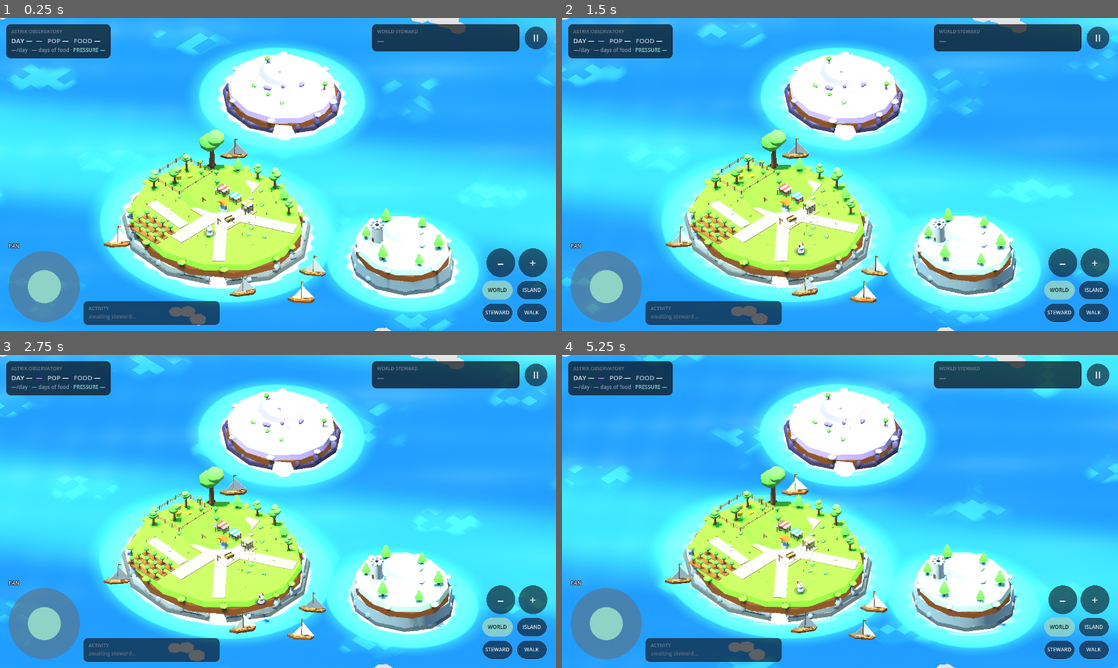
Above: before the commit, frames 1-4 (two rows, left to right).
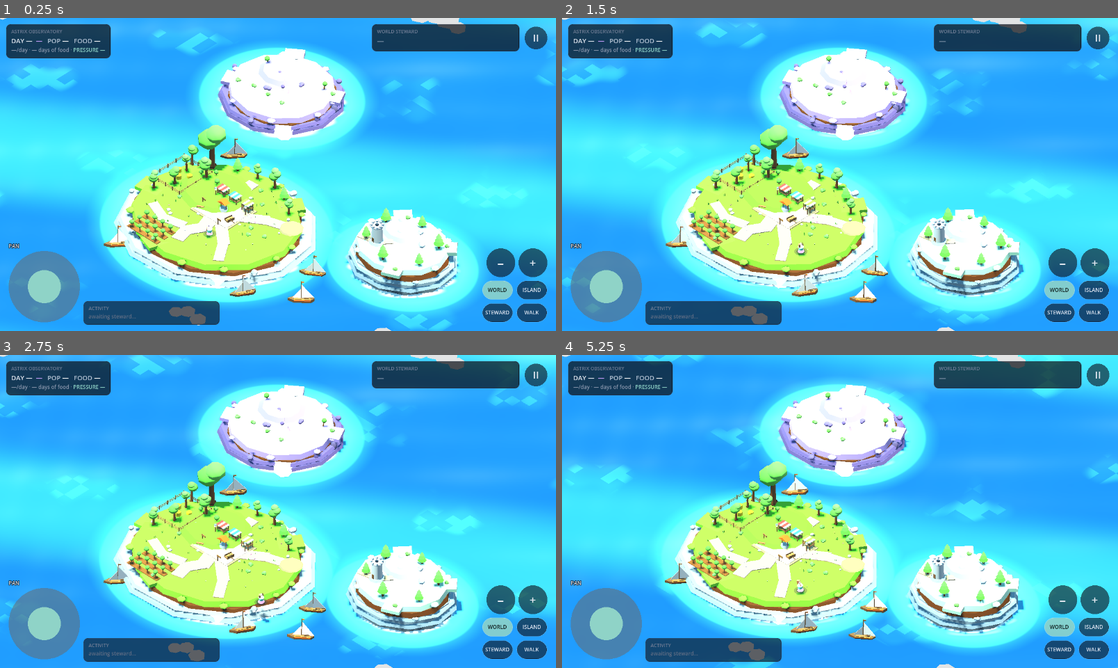
Above: after the commit, the same moments.

Repository: Daniel536t/Gronk
Game: Godot game, scene res://scenes/Main.tscn
The game is run twice, just before and just after one commit, with the same random seed, the same clock (stepped at 60 frames per second) and the same inputs.
Inputs (mouse positions are in pixels of both pictures, inside the frame that each line leads up to):
- Up to frame 1 (0.25 s): no input
- Up to frame 2 (1.5 s): move the mouse to (962, 158) at 0.52 s; hold D (move_right) 0.53-1.25 s; hold Shift (run) 0.53-1.25 s; click (962, 158) at 0.67 s; drag from (728, 190) to (812, 237) at 1.27 s
- Up to frame 3 (2.75 s): move the mouse to (333, 442) at 2.02 s; hold D (move_right) from 2.03 s (still down); hold Shift (run) from 2.03 s (still down)
- Up to frame 4 (5.25 s): release D (move_right) at 2.75 s; release Shift (run) at 2.75 s; drag from (812, 574) to (673, 464) at 2.77 s; move the mouse to (1006, 558) at 3.52 s; hold A (move_left) 3.53-4.25 s; hold Shift (run) 3.53-4.25 s; tap E (interact) at 3.6 s; drag from (673, 464) to (756, 433) at 4.27 s; move the mouse to (867, 511) at 5.02 s; hold S (move_back) from 5.03 s (still down); hold Shift (run) from 5.03 s (still down); click (867, 511) at 5.17 s

The runs differ from the first frame. In frame 1, 5.5% of the frame differs, in the area x 20-83%, y 9-90%; in frame 2, 5.7%, in the area x 20-84%, y 9-90%; in frame 3, 5.6%; in frame 4, 5.7%.

Commit message:
feat(astrix): complete visual world reconstruction
Presentation-only transformation of the Observatory diorama; no
authority changes (src/, tests/, config/ untouched).

Terrain: stepped strata terrace rings on all cliff faces, broken grass
rim shelves with biome-correct seasonal repaint, deterministic boulder
outcrops, second meadow knoll companion planting.

Settlement: timber-frame second house language (rank-stable variant
selection, same Window/Smoke/SnowCap contracts), house dressing
micro-props (firewood, barrel, crates, bench, herb garden), field
corner posts, dusk porch lanterns on the window-glow registry.

Composition: straight slab paths replaced with winding tapered
polylines, doorstep spurs that follow dynamic house positions, plaza
stone edging ring with path gaps, plaza bench, meadow bridge landing
pad with waystones, Frost frontier trail.

Vegetation: hero broadleaf grown into an ancient grove, two windswept
dusk saplings (wild, undeveloped).

Validation: typecheck clean, vitest 230/230, freeze 11/11, bridge
28/28, HUD 23/23, controls 50/50. Perf 1755 draws / 90k prims /
1442 nodes / 0.01pct anim / flat memory. Fresh Web export served
per-request with no server restart. Live simulation untouched.

Diff:
--- a/godot/scripts/AstrixAssets.gd
+++ b/godot/scripts/AstrixAssets.gd
@@ -91,6 +91,78 @@
             Color(0.95, 0.96, 0.98, 0.78 - float(i) * 0.14), 7, 4)
         puff.scale.y = 0.82
         root.add_child(puff)
+    return root
+
+
+## TIMBER-FRAME HOUSE — the ref2 village language: cream plastered walls with a
+## dark timber skeleton, layered shingle roof, shuttered windows. Same footprint
+## and naming contracts as house() (Window* for the dusk-glow registry, Smoke*
+## for the smoke registry, SnowCap* for winter) so World3D treats both variants
+## identically. Which variant a house gets is deterministic per building id —
+## the COUNT of houses stays authoritative, only the street gains variety.
+static func house_timber(seed_value: int) -> Node3D:
+    var root := Node3D.new()
+    root.name = "HouseTimber"
+    var r := AstrixMesh.rng(seed_value)
+    var w := 2.7 + r.randf() * 0.6
+    var d := 2.3 + r.randf() * 0.5
+    var wall_h := 1.9 + r.randf() * 0.35
+
+    root.add_child(AstrixMesh.box_on("Footing", Vector3(w + 0.26, 0.2, d + 0.26), Vector3.ZERO, AstrixPalette.STONE_WALL))
+    root.add_child(AstrixMesh.box_on("Walls", Vector3(w, wall_h, d), Vector3(0.0, 0.18, 0.0), AstrixPalette.WALL))
+    # Timber skeleton: corner posts + top/bottom beams on the front face.
+    for px in [-w * 0.5 + 0.06, w * 0.5 - 0.06]:
+        root.add_child(AstrixMesh.box("PostBeam", Vector3(0.13, wall_h, 0.05),
+            Vector3(px, 0.18 + wall_h * 0.5, d * 0.5 + 0.01), AstrixPalette.BARK_DARK))
+    for by in [0.18 + 0.1, 0.18 + wall_h - 0.1]:
+        root.add_child(AstrixMesh.box("BeamBand", Vector3(w + 0.02, 0.12, 0.05),
+            Vector3(0.0, by, d * 0.5 + 0.01), AstrixPalette.BARK_DARK))
+
+    # Layered shingle roof: deep eaved main gable + smaller cap gable.
+    var roof_h := 1.0 + r.randf() * 0.2
+    root.add_child(AstrixMesh.gable("Roof", Vector3(w + 0.6, roof_h, d + 0.6),
+        Vector3(0.0, 0.18 + wall_h, 0.0), AstrixPalette.TIMBER))
+    root.add_child(AstrixMesh.gable("RoofCap", Vector3(w * 0.45, roof_h * 0.55, d * 0.45),
+        Vector3(0.0, 0.18 + wall_h + roof_h * 0.62, 0.0), AstrixPalette.TIMBER.darkened(0.18)))
+    var cap := AstrixMesh.gable("SnowCapRoof", Vector3(w + 0.66, roof_h * 0.5, d + 0.66),
+        Vector3(0.0, 0.18 + wall_h + roof_h * 0.45, 0.0), AstrixPalette.SNOW)
+    cap.visible = false
+    root.add_child(cap)
+
+    # Door with stone step + timber lintel.
+    root.add_child(AstrixMesh.box_on("Step", Vector3(0.8, 0.1, 0.4),
+        Vector3(0.0, 0.18, d * 0.5 + 0.2), AstrixPalette.STONE_WALL))
+    root.add_child(AstrixMesh.box_on("Door", Vector3(0.5, 0.95, 0.08),
+        Vector3(0.0, 0.18, d * 0.5), AstrixPalette.TIMBER.darkened(0.15)))
+    root.add_child(AstrixMesh.box("Lintel", Vector3(0.8, 0.12, 0.1),
+        Vector3(0.0, 0.18 + 1.05, d * 0.5 + 0.02), AstrixPalette.BARK_DARK))
+    # Shuttered windows: dark inset + red shutters either side.
+    for wx in [-w * 0.28, w * 0.28]:
+        root.add_child(AstrixMesh.box("Window", Vector3(0.4, 0.4, 0.07),
+            Vector3(wx, 0.18 + wall_h * 0.62, d * 0.5), Color("2f3a44")))
+        for sx in [-0.3, 0.3]:
+            root.add_child(AstrixMesh.box("Shutter", Vector3(0.16, 0.44, 0.04),
+                Vector3(wx + sx, 0.18 + wall_h * 0.62, d * 0.5 + 0.02), AstrixPalette.BARN.darkened(0.1)))
+
+    # Chimney with pot + smoke (Smoke* names feed the smoke registry).
+    var cx := -w * 0.3
+    var chimney_h := roof_h + 0.7
+    root.add_child(AstrixMesh.box_on("Chimney", Vector3(0.3, chimney_h, 0.3),
+        Vector3(cx, 0.18 + wall_h * 0.55, -d * 0.16), AstrixPalette.STONE_WALL))
+    var pot_y := 0.18 + wall_h * 0.55 + chimney_h + 0.1
+    root.add_child(AstrixMesh.box("ChimneyPot", Vector3(0.2, 0.22, 0.2),
+        Vector3(cx, pot_y, -d * 0.16), AstrixPalette.ROOF_DARK))
+    for i in range(4):
+        var puff := AstrixMesh.blob("Smoke", 0.3 + float(i) * 0.15,
+            Vector3(cx + float(i) * 0.28, pot_y + 0.5 + float(i) * 0.8, -d * 0.16 - float(i) * 0.2),
+            Color(0.95, 0.96, 0.98, 0.75 - float(i) * 0.13), 7, 4)
+        puff.scale.y = 0.82
+        root.add_child(puff)
+    # Door lantern: kindles with the windows at dusk (same registry).
+    var lamp := AstrixMesh.box("WindowPorch", Vector3(0.16, 0.2, 0.12),
+        Vector3(0.45, 0.18 + 1.0, d * 0.5 + 0.05), Color("ffe9a8"))
+    lamp.material_override = AstrixPalette.glow(Color("ffe9a8"), 1.1)
+    root.add_child(lamp)
     return root
 
 
@@ -673,6 +745,75 @@
         root.add_child(post)
     for h in [0.3, 0.56]:
         root.add_child(AstrixMesh.box("Rail", Vector3(0.06, 0.07, length), Vector3(0.0, h, 0.0), AstrixPalette.TIMBER_LIT))
+    return root
+
+
+## HOUSE-DRESSING MICRO-PROPS — purely presentational storytelling around an
+## authoritative house: firewood, water barrel, crate stack, bench, herb garden.
+## Small, low, tucked against walls. Never a merchant, never logistics.
+static func firewood_stack(seed_value: int) -> Node3D:
+    var root := Node3D.new()
+    root.name = "Firewood"
+    var r := AstrixMesh.rng(seed_value)
+    root.rotation.y = r.randf() * TAU
+    for row in range(3):
+        var n := 4 - row
+        for i in range(n):
+            var log := AstrixMesh.cylinder_on("Log", 0.11, 0.11, 0.7,
+                Vector3(float(i) * 0.24 - float(n) * 0.12 + 0.12, 0.11 + float(row) * 0.2, 0.0),
+                AstrixPalette.BARK.darkened(0.08 + r.randf() * 0.1), 7)
+            log.rotation_degrees.x = 90.0
+            log.position.y = 0.11 + float(row) * 0.2
+            root.add_child(log)
+    return root
+
+
+static func barrel(seed_value: int) -> Node3D:
+    var root := Node3D.new()
+    root.name = "Barrel"
+    var r := AstrixMesh.rng(seed_value)
+    root.rotation.y = r.randf() * TAU
+    root.add_child(AstrixMesh.cylinder_on("Body", 0.3, 0.34, 0.7, Vector3.ZERO, AstrixPalette.TIMBER_LIT, 9))
+    for h in [0.18, 0.52]:
+        root.add_child(AstrixMesh.cylinder_on("Hoop", 0.345, 0.345, 0.06, Vector3(0.0, h, 0.0), AstrixPalette.ROCK_DARK, 9))
+    return root
+
+
+static func crate_stack(seed_value: int) -> Node3D:
+    var root := Node3D.new()
+    root.name = "Crates"
+    var r := AstrixMesh.rng(seed_value)
+    root.add_child(AstrixMesh.box_on("CrateA", Vector3(0.55, 0.55, 0.55), Vector3.ZERO, AstrixPalette.TIMBER_LIT))
+    var top := AstrixMesh.box_on("CrateB", Vector3(0.45, 0.45, 0.45), Vector3(0.05, 0.55, -0.03), AstrixPalette.TIMBER)
+    top.rotation.y = (r.randf() - 0.5) * 0.4
+    root.add_child(top)
+    return root
+
+
+static func bench(seed_value: int) -> Node3D:
+    var root := Node3D.new()
+    root.name = "Bench"
+    var r := AstrixMesh.rng(seed_value)
+    root.rotation.y = r.randf() * TAU
+    root.add_child(AstrixMesh.box_on("Seat", Vector3(1.1, 0.09, 0.35), Vector3(0.0, 0.32, 0.0), AstrixPalette.TIMBER_LIT))
+    for side in [-0.45, 0.45]:
+        root.add_child(AstrixMesh.box_on("Leg", Vector3(0.09, 0.32, 0.3), Vector3(side, 0.0, 0.0), AstrixPalette.TIMBER))
+    return root
+
+
+static func herb_garden(seed_value: int) -> Node3D:
+    var root := Node3D.new()
+    root.name = "HerbGarden"
+    var r := AstrixMesh.rng(seed_value)
+    root.add_child(AstrixMesh.box_on("Bed", Vector3(1.4, 0.22, 0.9), Vector3.ZERO, AstrixPalette.SOIL_TILLED))
+    for side in [-1.0, 1.0]:
+        root.add_child(AstrixMesh.box_on("Edge", Vector3(1.5, 0.26, 0.1),
+            Vector3(0.0, 0.0, side * 0.45), AstrixPalette.STONE_WALL))
+    for i in range(5):
+        var herb := AstrixMesh.blob("Herb", 0.13 + r.randf() * 0.06,
+            Vector3(-0.55 + float(i) * 0.27, 0.3, (r.randf() - 0.5) * 0.4),
+            AstrixPalette.BUSH.lightened(0.1 + r.randf() * 0.12), 6, 3)
+        root.add_child(herb)
     return root
 
 
--- a/godot/scripts/World3D.gd
+++ b/godot/scripts/World3D.gd
@@ -833,6 +833,8 @@
     _seasonal_mesh(knoll, _grass_season_kind(grass_kind), -0.05)
 
     _build_island_rim(group, id, centre, radius, top, rock_color, bool(data["beach"]))
+    _build_island_strata(group, id, centre, radius, top, rock_color)
+    _build_island_shelves(group, id, centre, radius, top)
     _build_island_floor(group, id, centre, radius, top)
 
 func _grass_color(kind: String) -> Color:
@@ -889,6 +891,80 @@
         sand.rotation.y = -0.7
         group.add_child(sand)
 
+# ===========================================================================
+# ISLAND SCULPT — strata terraces + rim shelves.
+#
+# The reference dioramas read as sculpted because their cliffs are LAYERED
+# (visible strata shelves stepping down to the water) and their rims are broken
+# (grass shelves at different heights, never one perfect disc). The island core
+# stays a smooth column; these sit ON it, outside the 72% buildable interior,
+# so no authoritative building can ever intersect them and the island topology
+# Core owns is untouched.
+# ===========================================================================
+
+## Two stepped strata rings on the cliff face: lighter stone shelves jutting out
+## below the soil band, with deterministic boulder outcrops for breakup.
+func _build_island_strata(group: Node3D, id: String, centre: Vector3, radius: Vector2,
+        top: float, rock_color: Color) -> void:
+    var r := AstrixMesh.rng((hash(id) & 0x7fffffff) + 517)
+    # Shelf heights: fractions of the way from the grass top down to the water.
+    # Strata read as SHADOWED rock ledges: darker than the cliff face, never
+    # lighter — a pale ring renders as snow/foam and breaks the island's mass.
+    var shelves := [
+        {"t": 0.45, "out": 1.03, "tone": 0.10},
+        {"t": 0.72, "out": 1.07, "tone": 0.22},
+    ]
+    for s in shelves:
+        var shelf_y: float = lerpf(top, WATER_LEVEL, float(s["t"]))
+        var ring := AstrixMesh.cylinder_on("Strata", radius.x * float(s["out"]),
+            radius.x * float(s["out"]) * 1.03, 0.4,
+            Vector3(centre.x, shelf_y - 0.4, centre.z),
+            rock_color.darkened(float(s["tone"])), 11)
+        ring.scale.z = radius.y / radius.x
+        ring.rotation.y = 0.31
+        group.add_child(ring)
+    # Boulder outcrops gripping the upper shelf: 3 per island, deterministic.
+    for i in range(3):
+        var a := TAU * (float(i) / 3.0) + r.randf() * 0.5 + float(hash(id) & 0xff) * 0.01
+        var dir := Vector3(cos(a), 0.0, sin(a))
+        var rad := AstrixMesh.ellipse_radius(radius * 1.02, dir)
+        var shelf_y2: float = lerpf(top, WATER_LEVEL, 0.45)
+        var outcrop := AstrixAssets.rock(int(r.randi()), 0.9 + r.randf() * 0.5, rock_color.darkened(0.12))
+        outcrop.position = Vector3(centre.x + dir.x * rad, shelf_y2 + 0.1, centre.z + dir.z * rad)
+        group.add_child(outcrop)
+
+## Grass shelves on the rim: stepped mini-plateaus that break the perfect disc.
+## Angles are hand-picked per island to stay clear of bridge heads, beaches and
+## the farm belt; all sit at 0.80-0.88 radius, outside the buildable interior.
+func _build_island_shelves(group: Node3D, id: String, centre: Vector3, radius: Vector2, top: float) -> void:
+    var angles: Array[float] = [1.75, 2.97, 5.24]
+    match id:
+        "frost":
+            angles = [1.05, 4.01, 5.59]
+        "dusk":
+            angles = [2.62, 4.19, 5.76]
+    var r := AstrixMesh.rng((hash(id) & 0x7fffffff) + 917)
+    var grass_kind := str(ISLANDS[id]["grass"])
+    for i in range(angles.size()):
+        var dir := Vector3(cos(angles[i]), 0.0, sin(angles[i]))
+        var dist := 0.84 * (0.97 + r.randf() * 0.06)
+        var pos := Vector3(centre.x + dir.x * radius.x * dist, top - 0.55, centre.z + dir.z * radius.y * dist)
+        var shelf := AstrixMesh.box_on("GrassShelf", Vector3(3.4 + r.randf() * 0.8, 0.55, 2.6 + r.randf() * 0.6),
+            pos, _grass_color(grass_kind))
+        shelf.rotation.y = -angles[i] + (r.randf() - 0.5) * 0.3
+        group.add_child(shelf)
+        _seasonal_mesh(shelf, _grass_season_kind(grass_kind), 0.02)
+        # One piece of dressing per shelf so it reads as ground, not a plinth.
+        if r.randf() < 0.6:
+            var b := AstrixAssets.bush(1200 + hash(id) & 0xffff + i)
+            (b["root"] as Node3D).position = pos + Vector3((r.randf() - 0.5) * 1.6, 0.55, (r.randf() - 0.5) * 1.2)
+            group.add_child(b["root"])
+            _register_foliage(b["foliage"])
+        else:
+            var rk := AstrixAssets.rock(1400 + hash(id) & 0xffff + i, 0.7)
+            rk.position = pos + Vector3((r.randf() - 0.5) * 1.6, 0.55, (r.randf() - 0.5) * 1.2)
+            group.add_child(rk)
+
 func _build_island_floor(group: Node3D, id: String, centre: Vector3, radius: Vector2, top: float) -> void:
     var body := StaticBody3D.new()
     body.name = "%s_Floor" % id
@@ -981,6 +1057,15 @@
     path.rotation.y = atan2(delta.x, delta.z)
     return path
 
+## A winding path through 3+ waypoints: chained slabs with a slight width taper
+## so the route narrows as it leaves the village heart. Same cheap boxes as a
+## straight path — the organic read comes from the bends, not new geometry.
+## Presentation only: no navigation, no traffic, no pathfinding, no state.
+func _path_polyline(group: Node3D, points: Array[Vector3], width: float, surface: float) -> void:
+    for i in range(points.size() - 1):
+        var taper := width * (1.0 - 0.12 * float(i) / maxf(1.0, float(points.size() - 2)))
+        group.add_child(_path_between(points[i], points[i + 1], taper, surface))
+
 func _build_settlement_dressing() -> void:
     var s := MEADOW_SURFACE
     var group := Node3D.new()
@@ -995,27 +1080,58 @@
     group.add_child(AstrixMesh.box_on("PlazaTrim", Vector3(7.7, 0.1, 6.7),
         Vector3(0.0, s + GROUND_PLAZA_Y - 0.015, -1.5), AstrixPalette.PATH_DARK))
 
-    # Path network. Every path RUNS BETWEEN two real places (plaza -> farm belt,
+    # Path network. Winding polylines, never straight slabs: every route bends
+    # at least once the way a walked path does, and narrows as it leaves the
+    # plaza. Every route still RUNS BETWEEN two real places (plaza -> farm belt,
     # plaza -> houses, plaza -> bridge head, plaza -> beach) instead of
     # dead-ending in open grass.
     var bridge_head := _rim_point("meadow", "frost", 0.84)
-    for spec in [
-        # plaza -> farm belt (south, camera-facing)
-        {"from": Vector3(0.0, 0.0, 1.0), "to": Vector3(0.0, 0.0, 8.0), "w": 2.4},
-        # plaza -> houses (north)
-        {"from": Vector3(0.0, 0.0, -4.0), "to": Vector3(-1.5, 0.0, -9.0), "w": 2.2},
-        # plaza -> bridge head (north-east)
-        {"from": Vector3(3.0, 0.0, -2.0), "to": Vector3(bridge_head.x, 0.0, bridge_head.z), "w": 2.2},
-        # plaza -> beach/dock (south-east)
-        {"from": Vector3(2.5, 0.0, 1.5), "to": Vector3(8.0, 0.0, 7.5), "w": 1.9},
-        # farm belt spur (west)
-        {"from": Vector3(-2.0, 0.0, 5.5), "to": Vector3(-8.5, 0.0, 5.0), "w": 1.8},
-    ]:
-        group.add_child(_path_between(spec["from"] as Vector3, spec["to"] as Vector3, float(spec["w"]), s))
+    _path_polyline(group, [Vector3(0.0, 0.0, 1.0), Vector3(0.9, 0.0, 3.6), Vector3(-0.5, 0.0, 6.0), Vector3(0.0, 0.0, 8.0)], 2.4, s)
+    _path_polyline(group, [Vector3(0.0, 0.0, -4.0), Vector3(-1.3, 0.0, -6.6), Vector3(-1.5, 0.0, -9.0)], 2.2, s)
+    _path_polyline(group, [Vector3(3.0, 0.0, -2.0), Vector3(6.2, 0.0, -4.2), Vector3(bridge_head.x, 0.0, bridge_head.z)], 2.2, s)
+    _path_polyline(group, [Vector3(2.5, 0.0, 1.5), Vector3(5.6, 0.0, 4.1), Vector3(8.0, 0.0, 7.5)], 1.9, s)
+    _path_polyline(group, [Vector3(-2.0, 0.0, 5.5), Vector3(-5.2, 0.0, 6.3), Vector3(-8.5, 0.0, 5.0)], 1.8, s)
+    # Bridge landing: a small stone pad where the village path meets the bridge
+    # head, flanked by two waystones — the bridge reads as ARRIVED AT rather
+    # than sprouting from grass. Static geography (rim point), not topology.
+    var landing := AstrixMesh.cylinder_on("BridgeLanding", 1.7, 1.9, 0.14,
+        Vector3(bridge_head.x, s + 0.02, bridge_head.z), AstrixPalette.PATH_DARK, 10)
+    group.add_child(landing)
+    var head_dir := (bridge_head - Vector3(3.0, 0.0, -2.0))
+    head_dir.y = 0.0
+    head_dir = head_dir.normalized()
+    var side_dir := Vector3(-head_dir.z, 0.0, head_dir.x)
+    for sign in [-1.0, 1.0]:
+        var stone := AstrixAssets.rock(6100 + int(sign * 3.0 + 9.0), 0.8)
+        stone.position = Vector3(bridge_head.x, s, bridge_head.z) - head_dir * 1.2 + side_dir * sign * 1.9
+        group.add_child(_clearable_prop(stone))
+    # Frost frontier trail: a narrow rocky footpath from the frost bridge head
+    # toward the island heart. Sparse and narrow — a frontier trail, not a road.
+    var frost_head := _rim_point("frost", "meadow", 0.84)
+    var frost_centre: Vector3 = ISLANDS["frost"]["center"]
+    _path_polyline(group, [frost_head, frost_head * 0.6 + frost_centre * 0.4 + Vector3(0.8, 0.0, 0.6),
+        frost_centre + Vector3(-1.5, 0.0, 1.0)], 1.3, FROST_SURFACE)
 
     var well := AstrixAssets.well()
     well.position = Vector3(0.0, s, -1.5)
     group.add_child(well)
+    # Village-heart edging: a broken ring of low stones around the plaza trim
+    # so the centre reads as a deliberate gathering space with a soft boundary.
+    # Broken (gaps on the path exits) — a closed ring would read as a pen.
+    var edge_r := AstrixMesh.rng(777)
+    for i in range(10):
+        if i % 5 == 2:
+            continue    # gaps where the farm-belt and house paths leave
+        var a := TAU * float(i) / 10.0 + 0.2
+        var stone := AstrixMesh.blob("PlazaStone", 0.22 + edge_r.randf() * 0.1,
+            Vector3(cos(a) * 4.3, s + 0.05, -1.5 + sin(a) * 3.8),
+            AstrixPalette.STONE_WALL.darkened(edge_r.randf() * 0.12), 6, 3)
+        stone.scale.y = 0.6
+        group.add_child(_clearable_prop(stone))
+    var plaza_bench := AstrixAssets.bench(913)
+    plaza_bench.position = Vector3(-2.9, s, 0.6)
+    plaza_bench.rotation.y = 0.5
+    group.add_child(_clearable_prop(plaza_bench))
 
     # Market stalls lining the plaza edge (not scattered across it), rotated to
     # face inward so the square reads as a market.
@@ -1112,10 +1228,17 @@
 
     # Hero tree: one landmark with more detail than anything else, the way the
     # reference anchors its settlement. North-west, so it never occludes.
-    var hero := AstrixAssets.tree_broadleaf(1, 2.3)
+    # Grown into a small ancient grove: the hero plus two companions at its
+    # feet, so the landmark has mass instead of standing alone.
+    var hero := AstrixAssets.tree_broadleaf(1, 2.6)
     (hero["root"] as Node3D).position = Vector3(-9.0, s, -8.0)
     group.add_child(_clearable_prop(hero["root"]))
     _register_foliage(hero["foliage"])
+    for gi in range(2):
+        var companion := AstrixAssets.tree_broadleaf(700 + gi, 1.1 + float(gi) * 0.2)
+        (companion["root"] as Node3D).position = Vector3(-11.5 + float(gi) * 4.2, s, -6.2 + float(gi) * 1.1)
+        group.add_child(_clearable_prop(companion["root"]))
+        _register_foliage(companion["foliage"])
 
     # Treeline along the north and west rim (away from the camera and away from
     # the farm belt, which occupies the south).
@@ -1936,18 +2059,76 @@
             var crow := AstrixAssets.scarecrow(seed_value + 3)
             crow.position = Vector3(2.3, 0.0, 0.6)
             group.add_child(crow)
+            # Corner posts only — no rails. Rails read as boardwalk; short posts
+            # read as a worked field boundary.
+            var rows_n := float(maxi(3, crop_count))
+            for cx in [-2.15, 2.15]:
+                for cz in [-(rows_n * 1.25 + 1.0) * 0.5 - 0.25, (rows_n * 1.25 + 1.0) * 0.5 + 0.25]:
+                    group.add_child(AstrixMesh.box_on("FieldPost", Vector3(0.12, 0.55, 0.12),
+                        Vector3(cx, 0.0, cz), AstrixPalette.TIMBER.darkened(0.1)))
             _plant_rows(group, plot["rows"], world_state, id)
         "storage":
             var silo := AstrixAssets.storage(seed_value)
             group.add_child(silo)
         _:
-            var house := AstrixAssets.house(seed_value)
+            # Two house languages on the same street: the variant follows the
+            # house's rank in the sorted authoritative id list, so it is stable
+            # across rebuilds and a two-house village always shows both. The
+            # COUNT stays authoritative; only the street gains variety.
+            var house_ids: Array[String] = []
+            for bid in world_state.buildings.keys():
+                var b: Variant = world_state.buildings[bid]
+                if b is Dictionary and str(b.get("type", "")) == "house":
+                    house_ids.append(str(bid))
+            house_ids.sort()
+            var rank := maxi(house_ids.find(id), 0)
+            var house := AstrixAssets.house(seed_value) if rank % 2 == 0 else AstrixAssets.house_timber(seed_value)
             group.add_child(house)
             _register_snow_in(house)
             _register_windows_in(house)
             _register_smoke_in(house)
             _windows_lit = false   # force the next light update to repaint them
+            _dress_house(group, seed_value, island)
     return group
+
+## House dressing: 2 micro-props tucked against the walls, deterministic per
+## building id. Static storytelling (firewood, barrel, crates, bench, herbs) —
+## no merchants, no logistics, nothing that implies a simulated economy.
+func _dress_house(group: Node3D, seed_value: int, island: String) -> void:
+    if island != "meadow":
+        return    # outpost islands stay sparse; the village is on Meadow
+    # Doorstep spur: a short path from the house toward the plaza, so the house
+    # reads as CONNECTED rather than dropped on grass. Built in group-local
+    # space (group origin is the house position), so it follows wherever Core
+    # actually placed the house.
+    var to_plaza := Vector3(0.0, 0.0, -1.5) - group.position
+    to_plaza.y = 0.0
+    if to_plaza.length() > 0.5:
+        to_plaza = to_plaza.normalized()
+        var spur := AstrixMesh.box_on("Doorstep", Vector3(1.1, 0.09, 2.6),
+            to_plaza * 2.2, AstrixPalette.PATH.darkened(0.05))
+        spur.rotation.y = atan2(to_plaza.x, to_plaza.z)
+        group.add_child(_clearable_prop(spur))
+    var r := AstrixMesh.rng(seed_value + 31337)
+    var spots := [Vector3(1.9, 0.0, 1.2), Vector3(-1.9, 0.0, 0.4), Vector3(0.6, 0.0, -1.7)]
+    var first := int(r.randi()) % 5
+    var second := (first + 2 + int(r.randi()) % 2) % 5
+    var picks := [first, second]
+    for i in range(2):
+        var prop: Node3D
+        match picks[i]:
+            0:
+                prop = AstrixAssets.firewood_stack(seed_value + i)
+            1:
+                prop = AstrixAssets.barrel(seed_value + i)
+            2:
+                prop = AstrixAssets.crate_stack(seed_value + i)
+            3:
+                prop = AstrixAssets.bench(seed_value + i)
+            _:
+                prop = AstrixAssets.herb_garden(seed_value + i)
+        prop.position = spots[(first + i * 2) % 3]
+        group.add_child(_clearable_prop(prop))
 
 ## Crops rendered from authoritative crops[] — one crop = one planted row at its
 ## real growthStage. Row order is deterministic (sorted crop id) so a crop keeps
Not shown, changed: server/static/index.pck
